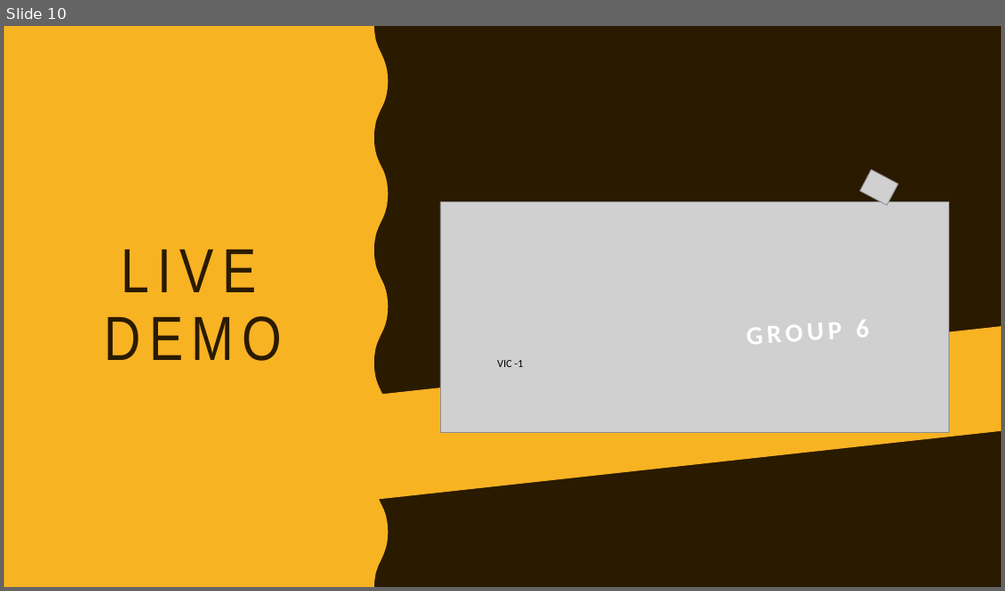
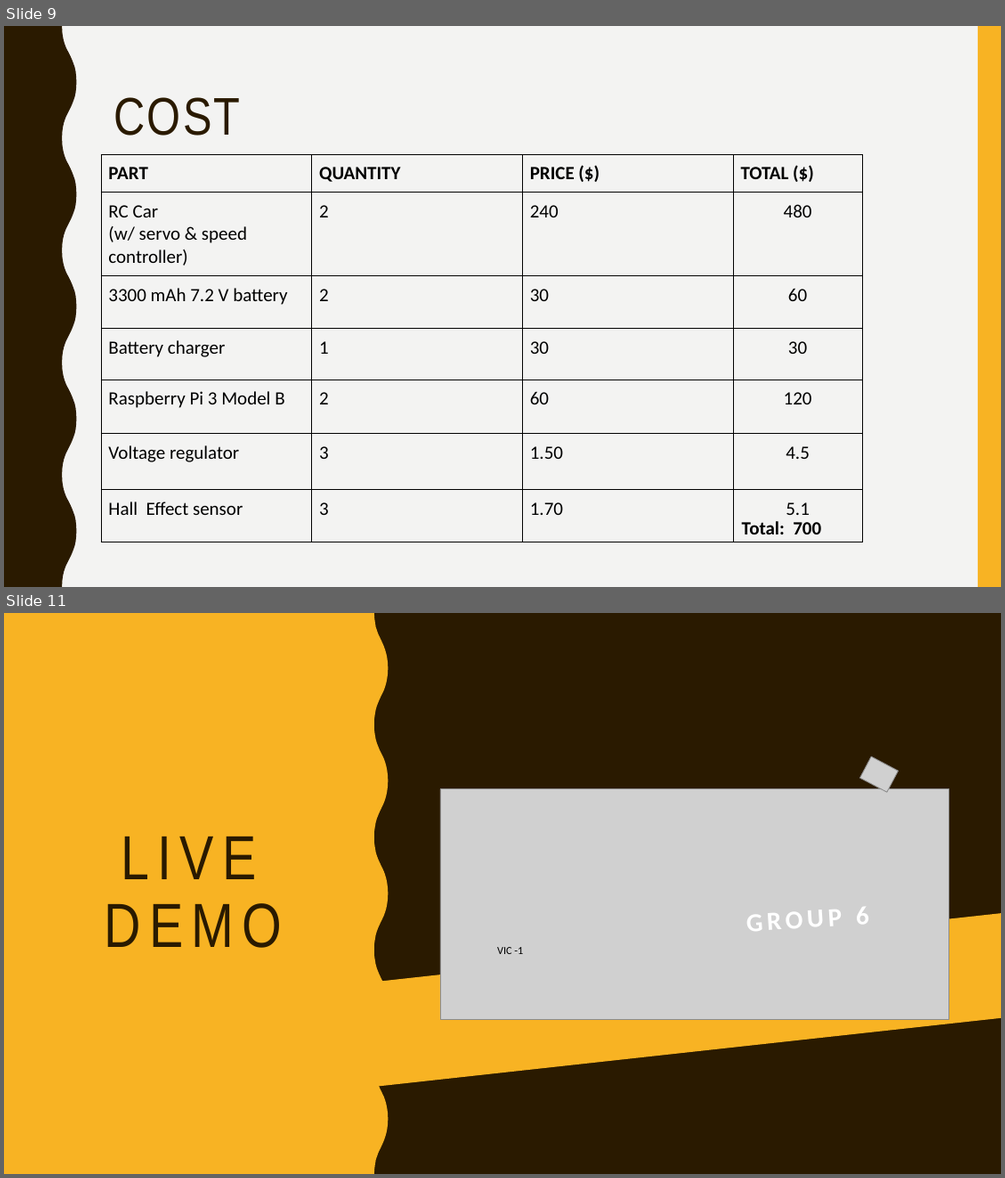
Before and after one commit to jean-lucas/vic, a slide deck: Presentation/Vehicle Intersection Control Presentation.pptx. Shown one above the other, each under a label of ours: slide 10 before the commit, slides 9 and 11 after it; the slides between them are not shown. The pictures are 1005x591 and 1005x1178 pixels, drawn with LibreOffice and Linux fonts; fonts in the diff are those of the drawing; grey boxes stand for pictures. Boxes give left, top, right and bottom in pixels: in the first picture for what was removed or moved away, otherwise in the second. Text is boxed around its words. In the diff, an @@ line names an element or a change of style, - is before the commit and + after.

```diff
--- a/Presentation/Vehicle Intersection Control Presentation.pptx
+++ b/Presentation/Vehicle Intersection Control Presentation.pptx
@@ slide 9 added at <box>4,26,1001,587</box>, background #F3F3F2 @@
@@ freeform shape added at <box>4,26,77,587</box>, fill #2A1A00 @@
@@ rectangle added at <box>978,26,1001,587</box>, fill #F8B323 @@
@@ title added at <box>113,97,240,135</box>, 51 pt, text #2A1A00 @@
+COST
@@ table added at <box>101,155,863,540</box>, 7 rows, 4 columns @@
+PART | QUANTITY | PRICE ($) | TOTAL ($)
+RC Car / (w/ servo & speed controller) | 2 | 240 | 480
+3300 mAh 7.2 V battery | 2 | 30 | 60
+Battery charger | 1 | 30 | 30
+Raspberry Pi 3 Model B | 2 | 60 | 120
+Voltage regulator | 3 | 1.50 | 4.5
+Hall Effect sensor | 3 | 1.70 | 5.1
@@ text added at <box>742,521,821,534</box>, 18 pt, text #000000, bold @@
+Total: 700
@@ what was slide 10 is now slide 11 @@
```
Also in this commit, not shown: 6 other slides added, 7 slides removed.
